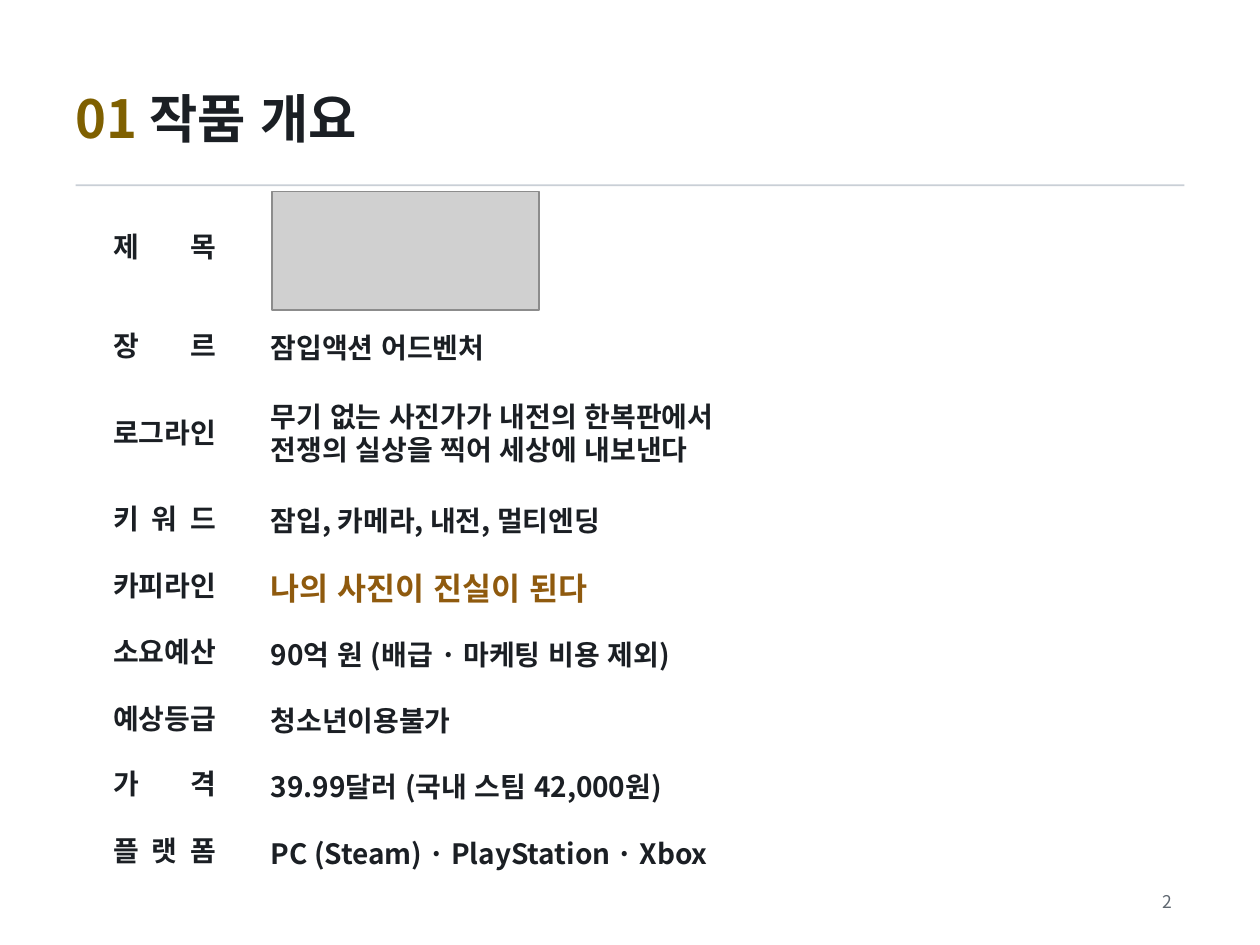
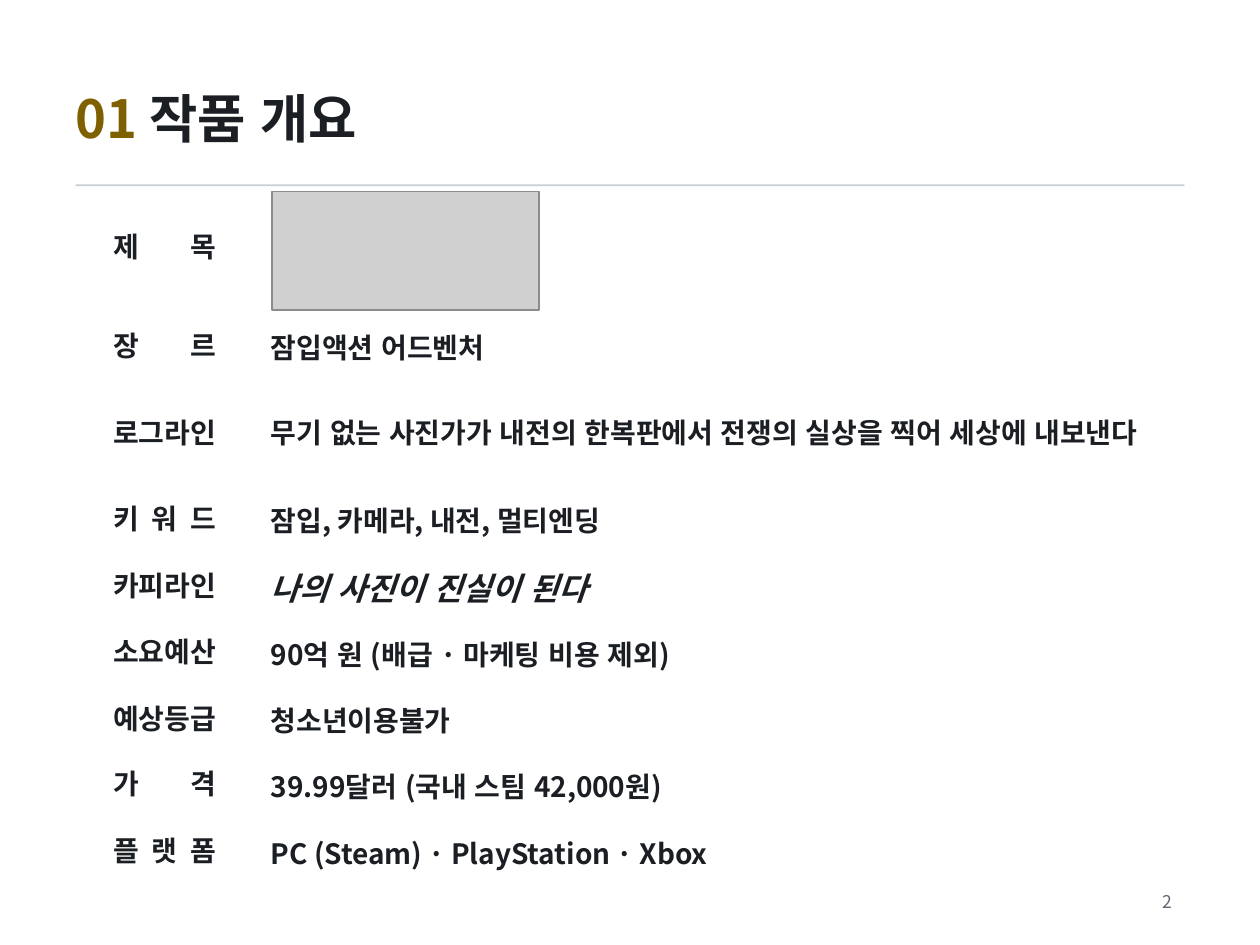
Before and after one commit to golgold/unitybasic, a slide deck: slide 2 of 기획/김민우_게임_FRAME UNDER FIRE.pptx. Drawn at 1260x945 pixels with LibreOffice and Linux fonts; fonts in the diff are those of the drawing; grey boxes stand for pictures. Boxes give left, top, right and bottom in pixels: in the first picture for what was removed or moved away, otherwise in the second. Text is boxed around its words. In the diff, an @@ line names an element or a change of style, - is before the commit and + after.

```diff
--- a/기획/김민우_게임_FRAME UNDER FIRE.pptx
+++ b/기획/김민우_게임_FRAME UNDER FIRE.pptx
@@ text "무기 없는 사진가가 내전의 한복판에서 ..." rewrapped from <box>271,403,713,463</box> to <box>271,419,1138,446</box> @@
@@ text "나의 사진이 진실이 된다" at <box>271,573,587,603</box>: text colour #8F5A0E to #1B1F24, italic on @@
```
Also in this commit, not shown: 5 other slides changed.
